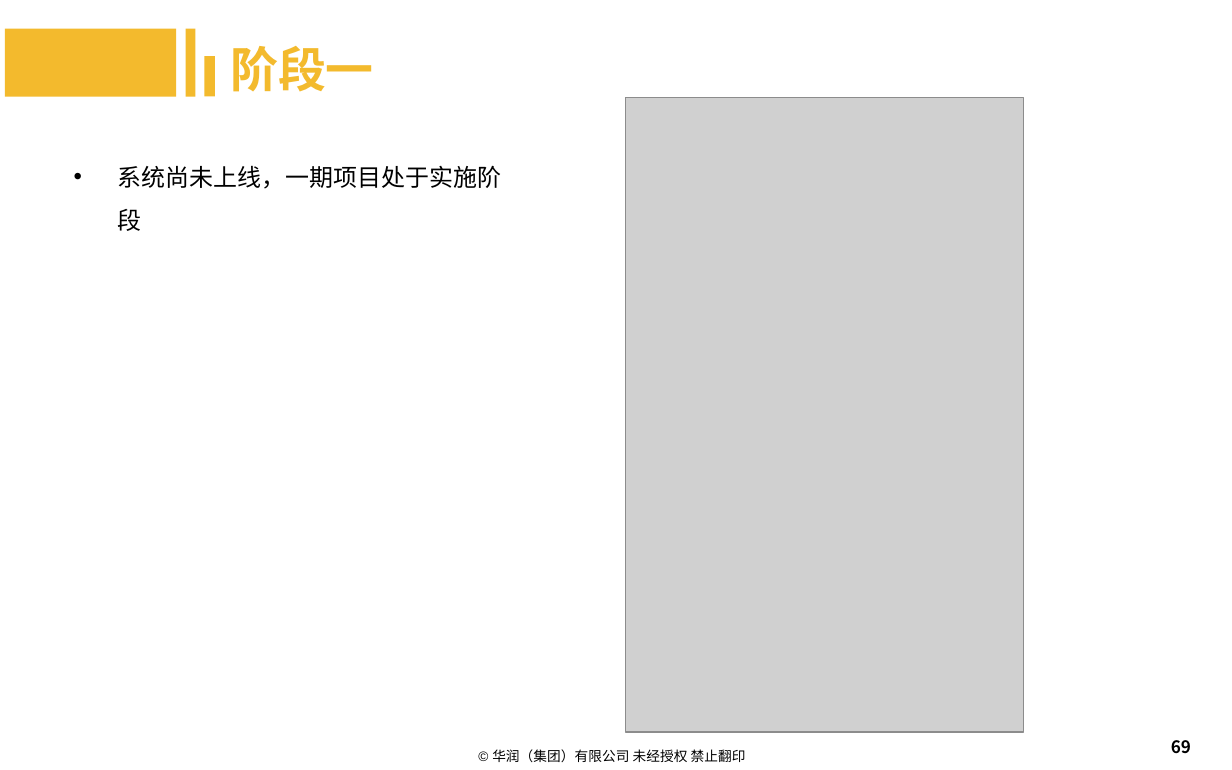
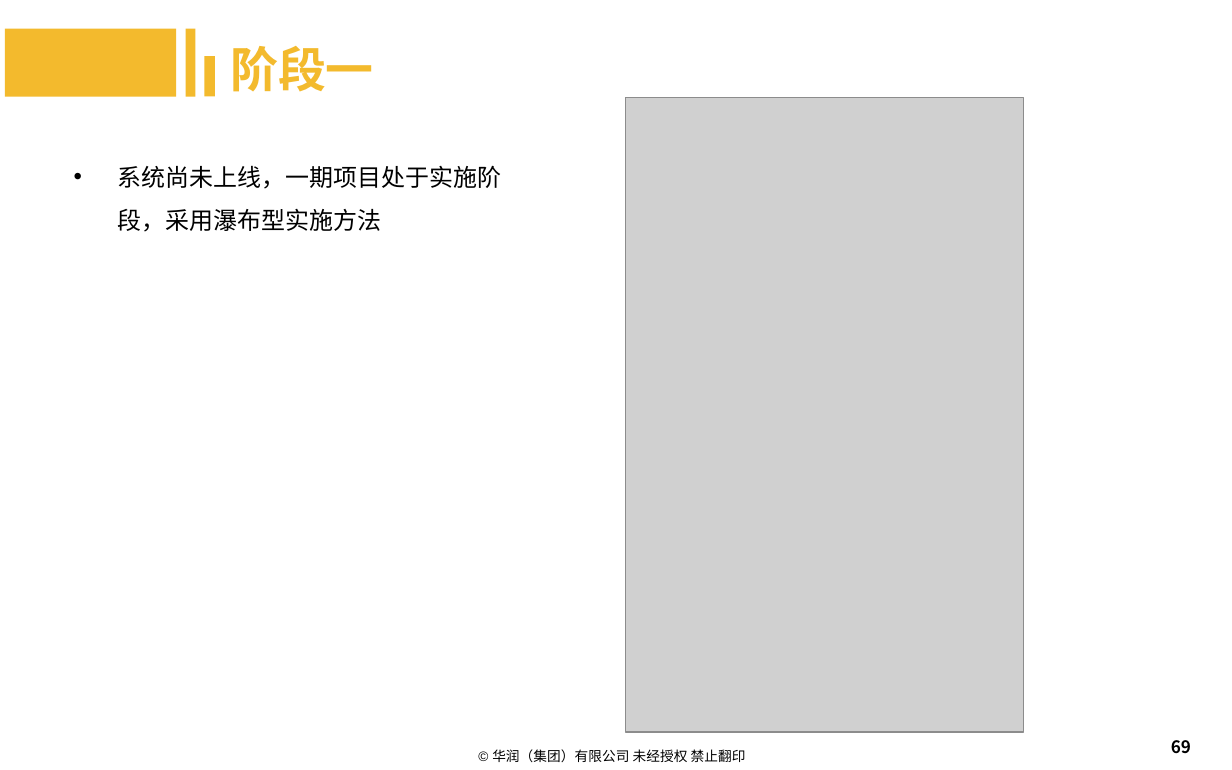
Before and after one commit to machenzhao/git-present, a slide deck: slide 69 of Git.pptx. Drawn at 1232x770 pixels with LibreOffice and Linux fonts; fonts in the diff are those of the drawing; grey boxes stand for pictures; background and template pictures are left out. Boxes give left, top, right and bottom in pixels: in the first picture for what was removed or moved away, otherwise in the second. Text is boxed around its words. In the diff, an @@ line names an element or a change of style, - is before the commit and + after.

```diff
--- a/Git.pptx
+++ b/Git.pptx
@@ text at (117, 165, 501, 232): text changed @@
-• 系统尚未上线，一期项目处于实施阶段
+• 系统尚未上线，一期项目处于实施阶段，采用瀑布型实施方法
```
Also in this commit, not shown: 4 other slides changed, 2 slides added.
